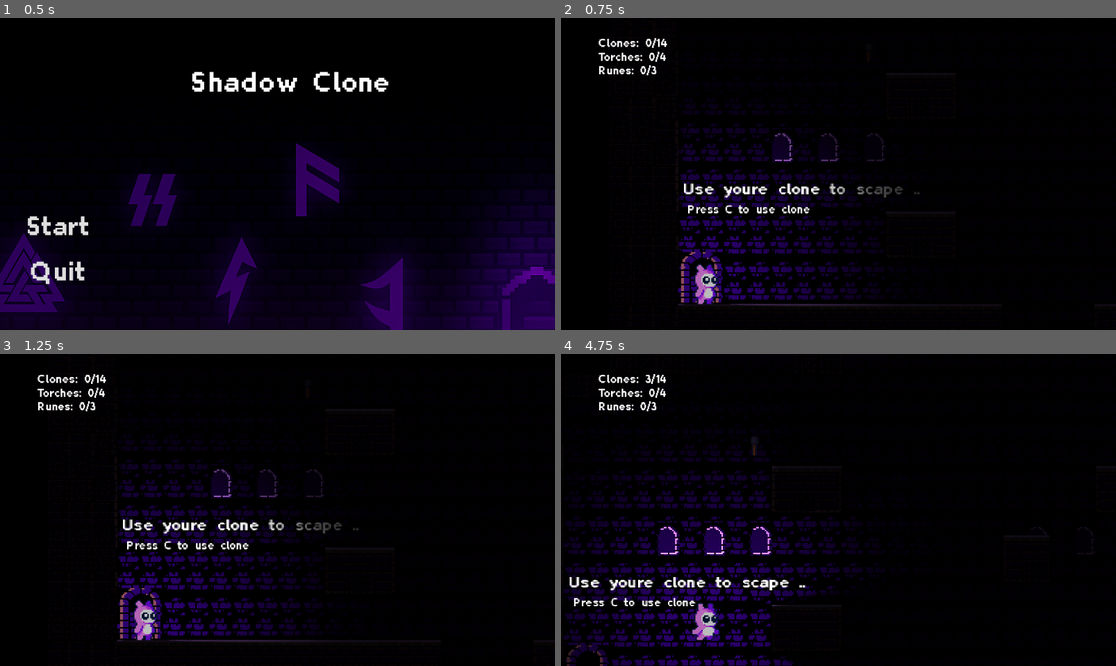
Above: before the commit, frames 1-4 (two rows, left to right).
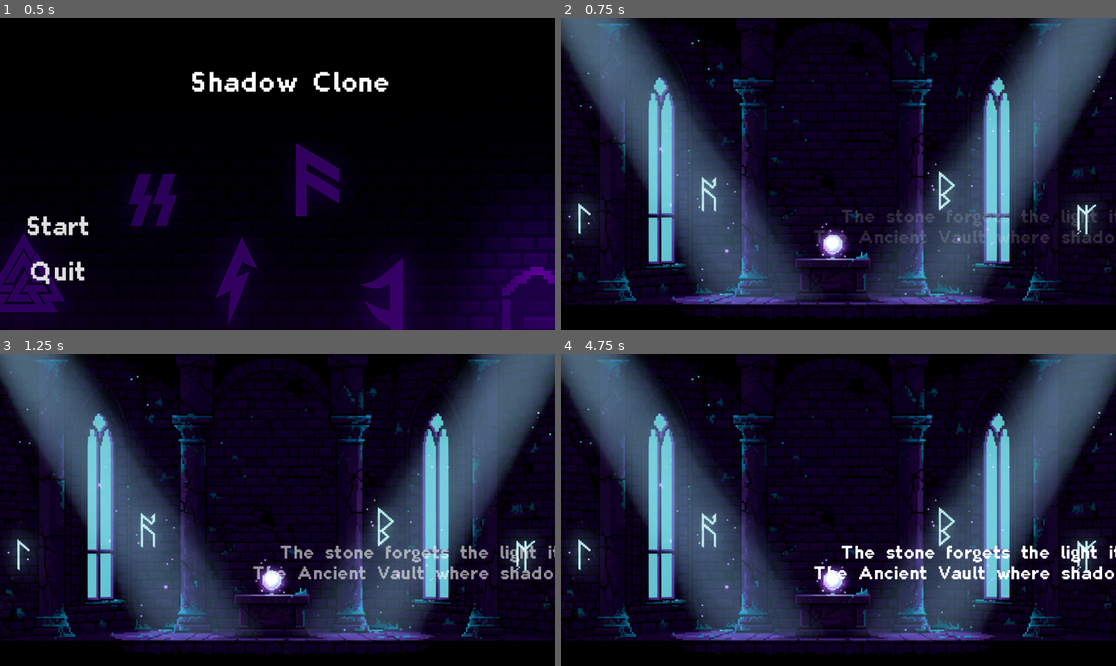
Above: after the commit, the same moments.

Repository: anasabuhania55-alt/Clone
Game: Godot game, scene res://MainMenu/main_menu.tscn
The game is run twice, just before and just after one commit, with the same random seed, the same clock (stepped at 60 frames per second) and the same inputs.
Inputs:
- Up to frame 1 (0.5 s): no input
- Up to frame 2 (0.75 s): click "Start" at 0.5 s
- Up to frame 3 (1.25 s): no input
- Up to frame 4 (4.75 s): tap C (clone) at 1.25, 2, 2.75, 2.85, 3.5, 4.25 s; hold A (MoveL) 1.28-2.03 s; tap Space (Jump) at 1.52, 2.27, 3.77, 4.52 s; tap D (MoveR) at 2.1 s; tap A (MoveL) at 3.6 s; hold D (MoveR) from 4.28 s (still down)

Frame 1 is identical in both runs. In frame 2, 67% of the frame differs, in the area x 0-100%, y 0-97%; in frame 3, 68%; in frame 4, 69%, in the area x 0-100%, y 0-100%.

Commit message:
fixed clone bug

Diff:
--- a/MainMenu/main_menu.gd
+++ b/MainMenu/main_menu.gd
@@ -6,7 +6,7 @@
 func _on_start_pressed() -> void:
 	print("Start button pressed")
 	# Replace with your game scene path
-	get_tree().change_scene_to_file("res://Scene/LightClone.tscn")
+	get_tree().change_scene_to_file("res://Story/StoryScene.tscn")
 
 
 func _on_quit_pressed() -> void:
--- a/Scene/LightClone.tscn
+++ b/Scene/LightClone.tscn
@@ -21,6 +21,8 @@
 [ext_resource type="PackedScene" uid="uid://bbyfttt0hbxnj" path="res://Scene/platformar.tscn" id="17_pby6e"]
 [ext_resource type="PackedScene" uid="uid://cwb56ssjbyfrs" path="res://symbol_game.tscn" id="18_iekox"]
 [ext_resource type="Script" uid="uid://dq6stqjg812b3" path="res://Sqript/torch_manager.gd" id="19_txuhm"]
+[ext_resource type="Script" uid="uid://bo53x8qt845xy" path="res://Sqript/level_timer.gd" id="22_ordrc"]
+[ext_resource type="PackedScene" uid="uid://dtvavsnf0bmjl" path="res://Scene/collapse_ui.tscn" id="23_28411"]
 
 [sub_resource type="OccluderPolygon2D" id="OccluderPolygon2D_3amdw"]
 polygon = PackedVector2Array(-8, -8, 8, -8, 8, 8, -8, 8)
@@ -156,6 +158,7 @@
 position = Vector2(91, -74)
 zoom = Vector2(3, 3)
 script = ExtResource("3_qc8uo")
+level_timer_path = NodePath("../../LevelTimer")
 
 [node name="ShakeSound" type="AudioStreamPlayer2D" parent="Player/Camera2D"]
 stream = ExtResource("4_d5ymh")
@@ -263,6 +266,17 @@
 text = "Runes: 0/3
 "
 
+[node name="TimerLabel" type="Label" parent="CanvasLayer/VBoxContainer"]
+layout_mode = 2
+theme_override_fonts/font = ExtResource("4_ordrc")
+theme_override_font_sizes/font_size = 24
+text = "03:00"
+
 [node name="TorchManager" type="Node" parent="."]
 script = ExtResource("19_txuhm")
 torch_counter_path = NodePath("../CanvasLayer/VBoxContainer/TorchCounter")
+
+[node name="LevelTimer" type="Node" parent="."]
+script = ExtResource("22_ordrc")
+timer_label_path = NodePath("../CanvasLayer/VBoxContainer/TimerLabel")
+collapse_ui_scene = ExtResource("23_28411")
--- /dev/null
+++ b/Scene/collapse_ui.tscn
@@ -0,0 +1,45 @@
+[gd_scene load_steps=3 format=3 uid="uid://dtvavsnf0bmjl"]
+
+[ext_resource type="FontFile" uid="uid://b3gtti3d33udt" path="res://Asset/Char/Font/Planes_ValMore.ttf" id="1_rem3n"]
+[ext_resource type="Script" uid="uid://brt1yvs2ferm1" path="res://Sqript/collapse_ui.gd" id="1_sr0t3"]
+
+[node name="CollapseUI" type="Control"]
+layout_mode = 3
+anchors_preset = 15
+anchor_right = 1.0
+anchor_bottom = 1.0
+grow_horizontal = 2
+grow_vertical = 2
+script = ExtResource("1_sr0t3")
+
+[node name="Panel" type="Panel" parent="."]
+layout_mode = 0
+offset_right = 1967.0
+offset_bottom = 1015.0
+
+[node name="Label" type="Label" parent="Panel"]
+layout_mode = 1
+anchors_preset = 5
+anchor_left = 0.5
+anchor_right = 0.5
+offset_left = -20.0
+offset_top = 103.0
+offset_right = 20.0
+offset_bottom = 172.0
+grow_horizontal = 2
+theme_override_fonts/font = ExtResource("1_rem3n")
+theme_override_font_sizes/font_size = 68
+text = "The map collapsed!!!"
+
+[node name="Button" type="Button" parent="Panel"]
+layout_mode = 0
+offset_left = 863.0
+offset_top = 491.0
+offset_right = 1090.0
+offset_bottom = 612.0
+theme_override_fonts/font = ExtResource("1_rem3n")
+theme_override_font_sizes/font_size = 50
+text = "Restart"
+flat = true
+
+[connection signal="pressed" from="Panel/Button" to="." method="_on_restart_pressed"]
--- a/Sqript/CameraShake.gd
+++ b/Sqript/CameraShake.gd
@@ -1,35 +1,65 @@
 extends Camera2D
 
-@export var shake_interval: float = 15.0        # كل كم ثانية نعمل الهزة
-@export var shake_duration: float = 1.5         # مدة الاهتزاز
-@export var shake_strength: float = 3.0         # قوة الاهتزاز
+@export var base_interval: float = 15.0        # أكبر فترة بين الهزّات (وقت كثير)
+@export var min_interval: float = 1.0          # أقل فترة (قبل الانهيار)
+@export var base_strength: float = 2.0         # قوة الهزّة العادية
+@export var max_strength: float = 8.0          # قوة الهزّة القصوى
+@export var level_timer_path: NodePath         # اسحب نود LevelTimer من المشهد
 
+var shake_timer: float = 0.0
 var is_shaking: bool = false
-var shake_timer: float = 0.0
-var original_offset := Vector2.ZERO
+var shake_time: float = 0.0
+var original_offset: Vector2
+var timer_node: Node = null
 
-@onready var shake_sound: AudioStreamPlayer2D = $ShakeSound   # ← الصوت
+@onready var shake_sound: AudioStreamPlayer2D = $ShakeSound
 
 
 func _ready() -> void:
 	original_offset = offset
 	set_process(true)
-	shake_timer = shake_interval
+
+	# نجيب نود التايمر
+	if level_timer_path != NodePath(""):
+		timer_node = get_node_or_null(level_timer_path)
+		if timer_node == null:
+			push_warning("LevelTimer not found at level_timer_path!")
+	else:
+		push_warning("Assign LevelTimer node to level_timer_path in the inspector!")
+
+	shake_timer = base_interval
 
 
 func _process(delta: float) -> void:
+	if timer_node == null:
+		return
+
+	# نقرأ الوقت المتبقي والقيمة الكلية من LevelTimer
+	var remaining: float = timer_node.remaining_time
+	var total: float = timer_node.level_time_sec
+
+	# نسبة الوقت (1 = الوقت كامل، 0 = انتهى)
+	var percent: float = clamp(remaining / total, 0.0, 1.0)
+
+	# كل ما قل الوقت → الهزة تصير أقرب
+	var current_interval: float = lerp(min_interval, base_interval, percent)
+
+	# كل ما قل الوقت → قوة الهزة تزيد
+	var current_strength: float = lerp(max_strength, base_strength, percent)
+
+	# عد تنازلي للوقت بين الهزات
 	shake_timer -= delta
 	if shake_timer <= 0.0:
 		_start_shake()
-		shake_timer = shake_interval
+		shake_timer = current_interval
 
+	# تنفيذ الاهتزاز نفسه
 	if is_shaking:
-		shake_duration -= delta
-
-		if shake_duration > 0:
+		shake_time -= delta
+		if shake_time > 0.0:
 			offset = original_offset + Vector2(
-				randf_range(-shake_strength, shake_strength),
-				randf_range(-shake_strength, shake_strength)
+				randf_range(-current_strength, current_strength),
+				randf_range(-current_strength, current_strength)
 			)
 		else:
 			offset = original_offset
@@ -38,6 +68,5 @@
 
 func _start_shake() -> void:
 	is_shaking = true
-	shake_duration = 0.4
-
-	shake_sound.play()       # 🔥 ← تشغيل صوت الهزة هنا
+	shake_time = 0.3          # مدة كل هزة
+	shake_sound.play()
--- /dev/null
+++ b/Sqript/collapse_ui.gd
@@ -0,0 +1,8 @@
+extends Control
+
+func _ready() -> void:
+	process_mode = Node.PROCESS_MODE_ALWAYS   # خليه يشتغل حتى مع الـ pause
+
+func _on_restart_pressed() -> void:
+	get_tree().paused = false
+	get_tree().reload_current_scene()
--- /dev/null
+++ b/Sqript/level_timer.gd
@@ -0,0 +1,80 @@
+extends Node
+
+@export var level_time_sec: float = 155              # 3 دقائق
+@export var timer_label_path: NodePath                 # اسحب CanvasLayer/TimerLabel
+@export var collapse_ui_scene: PackedScene             # اسحب CollapseUI.tscn
+@export var collapse_ui_position: Vector2 = Vector2(0,0)
+
+var remaining_time: float
+var level_ended: bool = false
+
+var timer_label: Label
+var collapse_ui: Control
+
+
+func _ready() -> void:
+	remaining_time = level_time_sec
+
+	# نجيب ليبل الوقت
+	if timer_label_path != NodePath(""):
+		var n := get_node_or_null(timer_label_path)
+		if n is Label:
+			timer_label = n
+		else:
+			push_warning("timer_label_path is not a Label!")
+	else:
+		push_warning("Assign TimerLabel to timer_label_path!")
+
+	_update_label()
+
+
+func _process(delta: float) -> void:
+	if level_ended:
+		return
+
+	remaining_time -= delta
+	if remaining_time <= 0.0:
+		remaining_time = 0.0
+		level_ended = true
+		_on_time_over()
+
+	_update_label()
+
+
+func _update_label() -> void:
+	if timer_label:
+		var t: int = int(ceil(remaining_time))
+
+		# القسمة الصحيحة الصحيحة في Godot 4
+		var minutes: int = int(t / 60)
+		var seconds: int = t % 60
+
+		timer_label.text = "%02d:%02d" % [minutes, seconds]
+
+		# 🔥 تلوين النص حسب الوقت المتبقي
+		if remaining_time <= 10.0:
+			timer_label.modulate = Color(1, 0, 0)      # أحمر
+		elif remaining_time <= 30.0:
+			timer_label.modulate = Color(1, 1, 0)      # أصفر
+		else:
+			timer_label.modulate = Color(1, 1, 1)      # أبيض
+
+
+func _on_time_over() -> void:
+	print("Time over! Map collapsed!")
+
+	# نوقف اللعبة
+	get_tree().paused = true
+
+	# نضيف واجهة الانهيار
+	if collapse_ui_scene:
+		collapse_ui = collapse_ui_scene.instantiate()
+		var canvas := get_tree().current_scene.get_node("CanvasLayer")
+		canvas.add_child(collapse_ui)
+		collapse_ui.position = collapse_ui_position
+	else:
+		push_warning("collapse_ui_scene NOT assigned!")
+
+
+func end_level_success() -> void:
+	level_ended = true
--- /dev/null
+++ b/Story/StoryScene.gd
@@ -0,0 +1,64 @@
+extends CanvasLayer
+
+@onready var story_label: Label = $VBoxContainer/Label
+
+# الجمل: كل عنصر = سطرين
+var story_lines := [
+	"The stone forgets the light it kept\nThe Ancient Vault where shadows slept.",
+	"A princely soul, now merely Shade\nTrapped by the oath the sorcerer made.",
+	"Lsten close! The Earth is Rift\nBefore the final stone shall shift.",
+	"Your prison crumbles, dark and fast\nYour true form broken, doomed to last...",
+	"UNLESS you summon what you lack-\nA legion forgedthat will fight back.",
+	"For every step, a copy cast\nYou are the key, the first, the last.",
+	"Forge your path out of the deep\nBefore the shadows rise and leap."
+]
+
+var current_index := 0
+
+# مدة الفيد
+@export var fade_time := 1.2
+@export var wait_time := 2.0
+
+func _ready():
+	process_next_line()
+
+
+func process_next_line():
+	if current_index >= story_lines.size():
+		_load_first_level()
+		return
+
+	# ضع النص الجديد
+	story_label.text = story_lines[current_index]
+	story_label.modulate = Color(1,1,1,0)
+
+	# ابدأ الفيد إن
+	fade_in()
+
+
+
+func fade_in():
+	var tween := create_tween()
+	tween.tween_property(story_label, "modulate:a", 1.0, fade_time)
+	tween.tween_callback(Callable(self, "_wait_after_fade_in"))
+
+
+func _wait_after_fade_in():
+	var t := get_tree().create_timer(wait_time)
+	await t.timeout
+	fade_out()
+
+
+func fade_out():
+	var tween := create_tween()
+	tween.tween_property(story_label, "modulate:a", 0.0, fade_time)
+	tween.tween_callback(Callable(self, "_on_fade_out_complete"))
+
+
+func _on_fade_out_complete():
+	current_index += 1
+	process_next_line()
+
+
+func _load_first_level():
+	get_tree().change_scene_to_file("res://Scene/LightClone.tscn")
--- /dev/null
+++ b/Story/StoryScene.tscn
@@ -0,0 +1,35 @@
+[gd_scene load_steps=4 format=3 uid="uid://bi2b57mn5rifc"]
+
+[ext_resource type="Texture2D" uid="uid://bbimdrp1kgdaa" path="res://Story/BG.png" id="1_d8oqr"]
+[ext_resource type="Script" uid="uid://pk2h3td7d36p" path="res://Story/StoryScene.gd" id="1_esa07"]
+[ext_resource type="FontFile" uid="uid://b3gtti3d33udt" path="res://Asset/Char/Font/Planes_ValMore.ttf" id="3_ln3v3"]
+
+[node name="CanvasLayer" type="CanvasLayer"]
+script = ExtResource("1_esa07")
+wait_time = 3.5
+
+[node name="TextureRect" type="TextureRect" parent="."]
+anchors_preset = 15
+anchor_right = 1.0
+anchor_bottom = 1.0
+grow_horizontal = 2
+grow_vertical = 2
+size_flags_horizontal = 3
+size_flags_vertical = 3
+texture = ExtResource("1_d8oqr")
+metadata/_edit_use_anchors_ = true
+
+[node name="VBoxContainer" type="VBoxContainer" parent="."]
+offset_left = 477.0
+offset_top = 187.0
+offset_right = 1377.0
+offset_bottom = 687.0
+
+[node name="Label" type="Label" parent="VBoxContainer"]
+custom_minimum_size = Vector2(900, 500)
+layout_mode = 2
+theme_override_fonts/font = ExtResource("3_ln3v3")
+theme_override_font_sizes/font_size = 40
+horizontal_alignment = 1
+vertical_alignment = 1
+autowrap_mode = 2
--- a/win_screen.gd
+++ b/win_screen.gd
@@ -6,7 +6,7 @@
 func _on_start_pressed() -> void:
 	print("Start button pressed")
 	# Replace with your game scene path
-	get_tree().change_scene_to_file("res://Scene/main.tscn")
+	get_tree().change_scene_to_file("res://Scene/LightClone.tscn")
 
 
 func _on_quit_pressed() -> void:
Binary file added: Collap.jpg
Not shown, added: Collap.jpg.import
Not shown: 1 places in Scene/LightClone.tscn that only renumber resources
Not shown, added: Sqript/collapse_ui.gd.uid
Not shown, added: Sqript/level_timer.gd.uid
Binary file added: Story/BG.png
Not shown, added: Story/BG.png.import
Not shown, added: Story/StoryScene.gd.uid
Not shown, changed: docs/index.html
Not shown, changed: docs/index.pck
